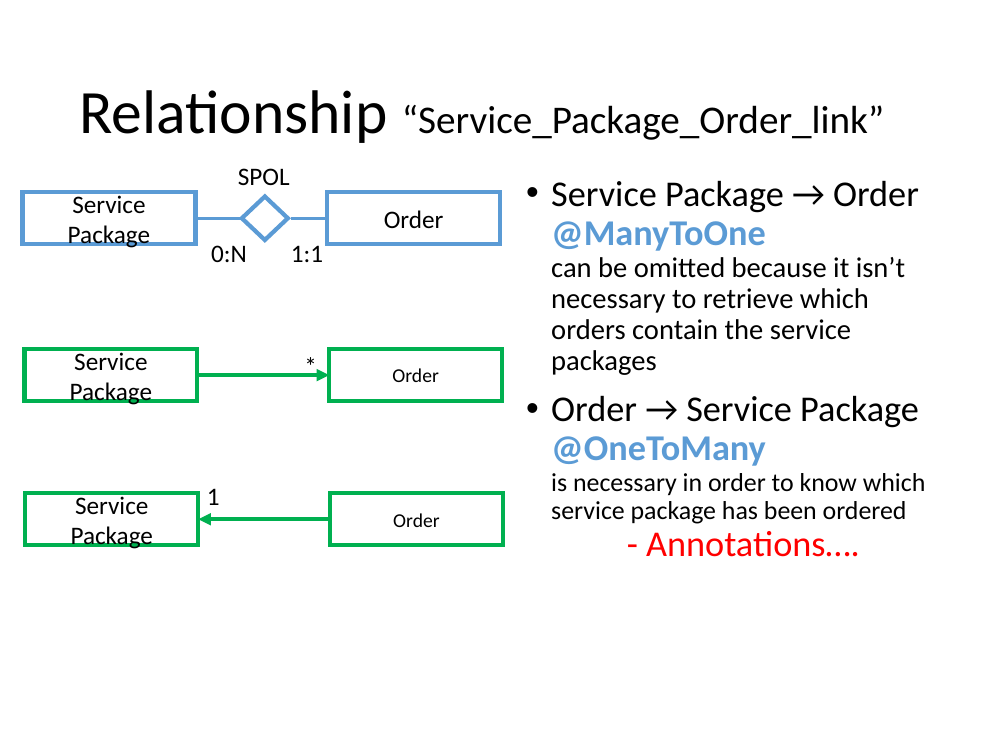
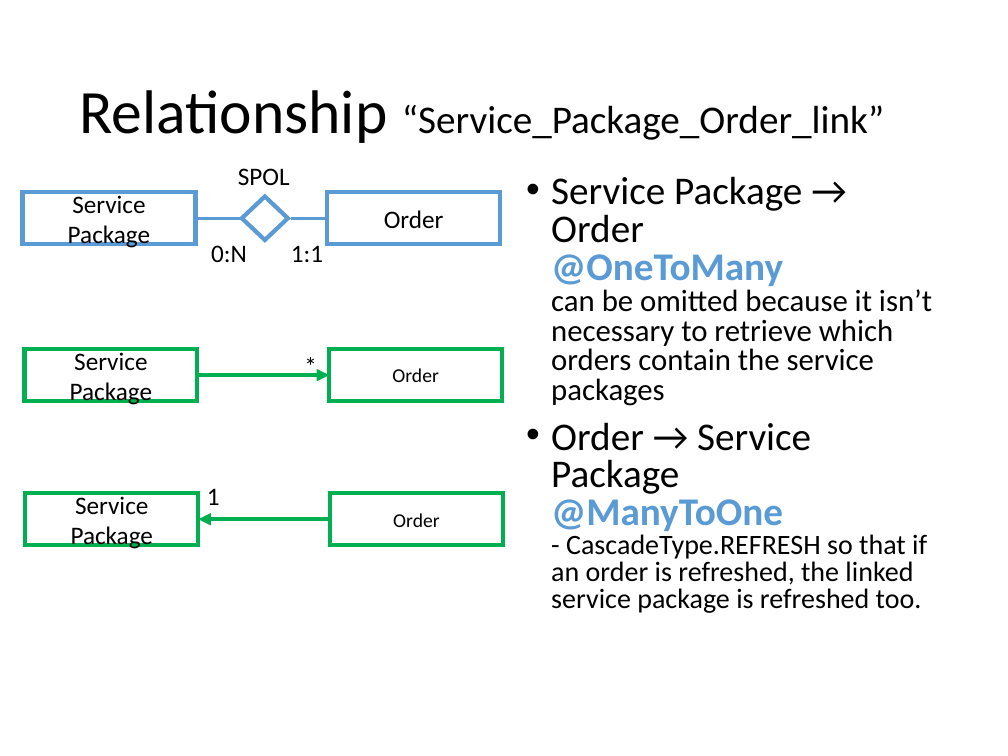
Before and after one commit to andrearestelli/db2-project, a slide deck: slide 40 of docs/documentation.pptx. Drawn at 1008x756 pixels with LibreOffice and Linux fonts; fonts in the diff are those of the drawing. Boxes give left, top, right and bottom in pixels: in the first picture for what was removed or moved away, otherwise in the second. Text is boxed around its words. In the diff, an @@ line names an element or a change of style, - is before the commit and + after.

```diff
--- a/docs/documentation.pptx
+++ b/docs/documentation.pptx
@@ text at (551, 176, 932, 613): text changed; size 20.4 to 20 pt @@
-• Service Package → Order
-  @ManyToOne
-  can be omitted because it isn’t necessary to retrieve which orders contain the service packages
-• Order → Service Package
-  @OneToMany
-  is necessary in order to know which service package has been ordered
-  - Annotations….
+• Service Package → Order
+  @OneToMany
+  can be omitted because it isn’t necessary to retrieve which orders contain the service packages
+• Order → Service Package
+  @ManyToOne
+  - CascadeType.REFRESH so that if an order is refreshed, the linked service package is refreshed too.
```
Also in this commit, not shown: 5 other slides changed, 1 slide added, 1 slide removed, 5 other files.
